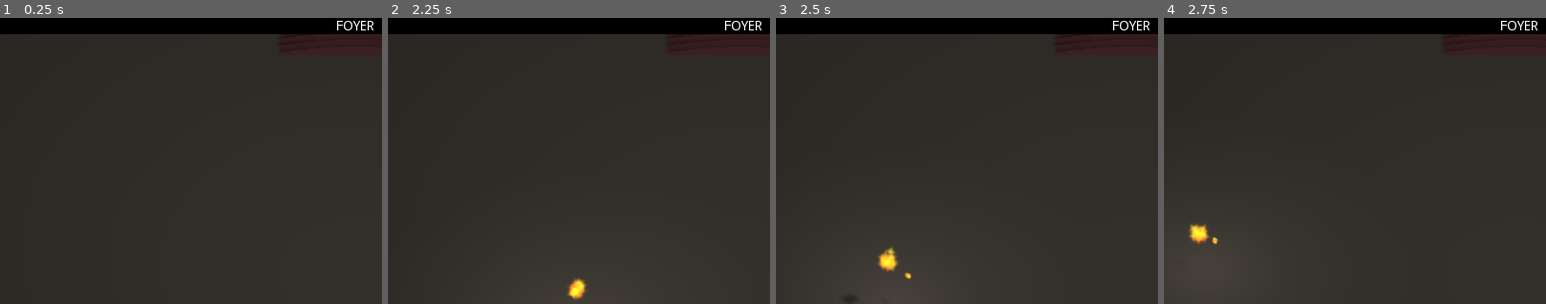
Above: before the commit, frames 1-4 (left to right).
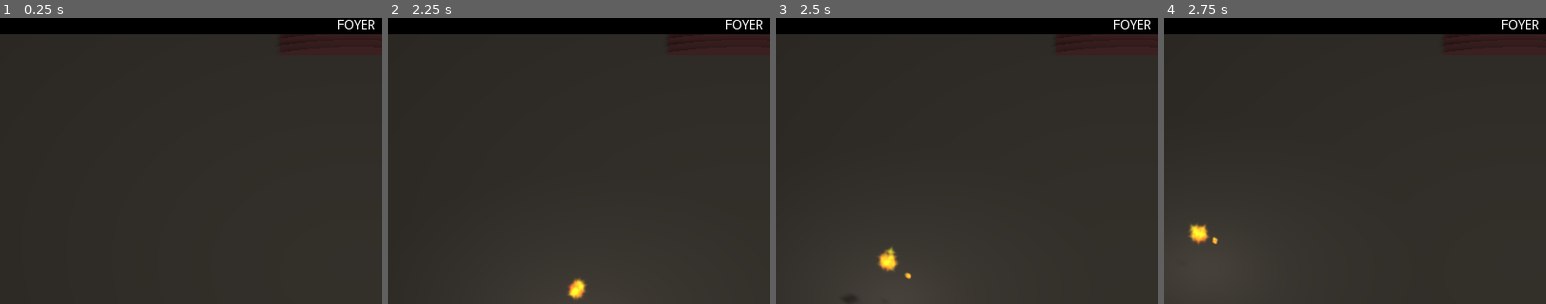
Above: after the commit, the same moments.

Repository: jaredbwasserman/game-jams
Game: Godot game, scene res://scenes/Main.tscn
Same seed, same stepped clock (60 frames per second), same inputs: the game is played once before the commit and once after it.
Inputs (mouse positions are % of the whole screen's width and height, from its top left):
- Up to frame 1 (0.25 s): no input
- Up to frame 2 (2.25 s): tap Enter at 0.5 s; move the mouse to (72, 45) at 0.52 s; press the mouse at (72, 45) at 0.53 s; hold Right (move_right) 0.53-1.28 s; tap Space (jump) at 0.77, 1.52 s; move the mouse to (30, 55) at 1.27 s; release the mouse at (30, 55) at 1.28 s; hold Down (move_back) 1.28-2.03 s; click (30, 55) at 1.35 s; move the mouse to (60, 28) at 2.02 s; press the mouse at (60, 28) at 2.03 s; hold Right (move_right) from 2.03 s (still down)
- Up to frame 3 (2.5 s): keep holding Right (move_right)
- Up to frame 4 (2.75 s): keep holding Right (move_right)
The pictures show only the part of the screen within x 3-53%, y 0-50%; the shares and areas given below are measured in that part.

The runs differ from the first frame. In frame 1, 0.2% of the frame differs, in the area x 88-98%, y 0-5%; in frame 2, 0.2%; in frame 3, 0.2%; in frame 4, 0.2%.

Commit message:
Fix text

Diff:
--- a/bgj-2022-03/scenes/Main.tscn
+++ b/bgj-2022-03/scenes/Main.tscn
@@ -582,6 +582,11 @@
 [node name="Spikes10" parent="RoomsRoot/RoomsManager/RoomsList/THRONE ROOM/SpikesRight" instance=ExtResource( 7 )]
 transform = Transform( 1, 0, 0, 0, 1, 0, 0, 0, 1, 35, -0.24, 15 )
 
+[node name="King" parent="RoomsRoot/RoomsManager/RoomsList/THRONE ROOM" instance=ExtResource( 6 )]
+transform = Transform( 1, 0, 0, 0, 1, 0, 0, 0, 1, 0, 1.5, 25 )
+accel_radius = 80
+att_damage = 20
+
 [node name="Player" parent="." instance=ExtResource( 1 )]
 transform = Transform( 1, 0, 0, 0, 1, 0, 0, 0, 1, 0, 1.5, 25 )
 collision_mask = 30
@@ -603,11 +608,13 @@
 [node name="RoomLabel" type="Label" parent="UI"]
 anchor_left = 0.5
 anchor_right = 0.5
-margin_left = -21.0
-margin_top = 2.0
-margin_right = 21.0
-margin_bottom = 16.0
-text = "ROOM"
+margin_left = -138.0
+margin_top = 1.0
+margin_right = 138.0
+margin_bottom = 15.0
+text = "PLACEHOLDERPLACEHOLDERPLACEHOLDER"
+align = 1
+valign = 1
 
 [node name="HealthLabel" type="Label" parent="UI"]
 anchor_left = 0.5
